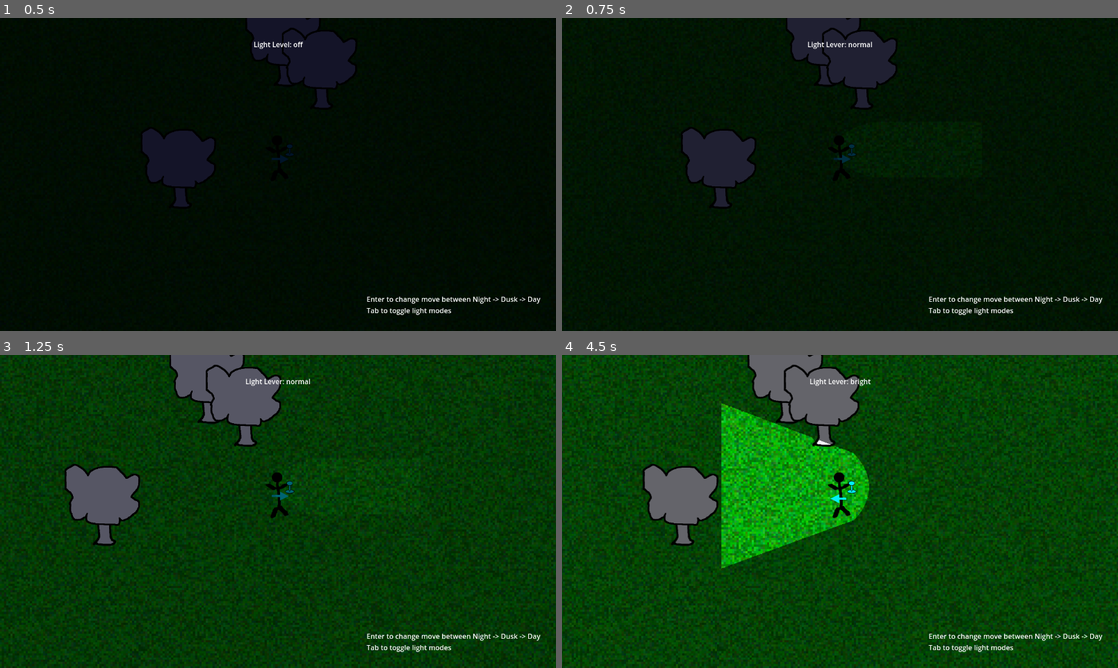
Above: before the commit, frames 1-4 (two rows, left to right).
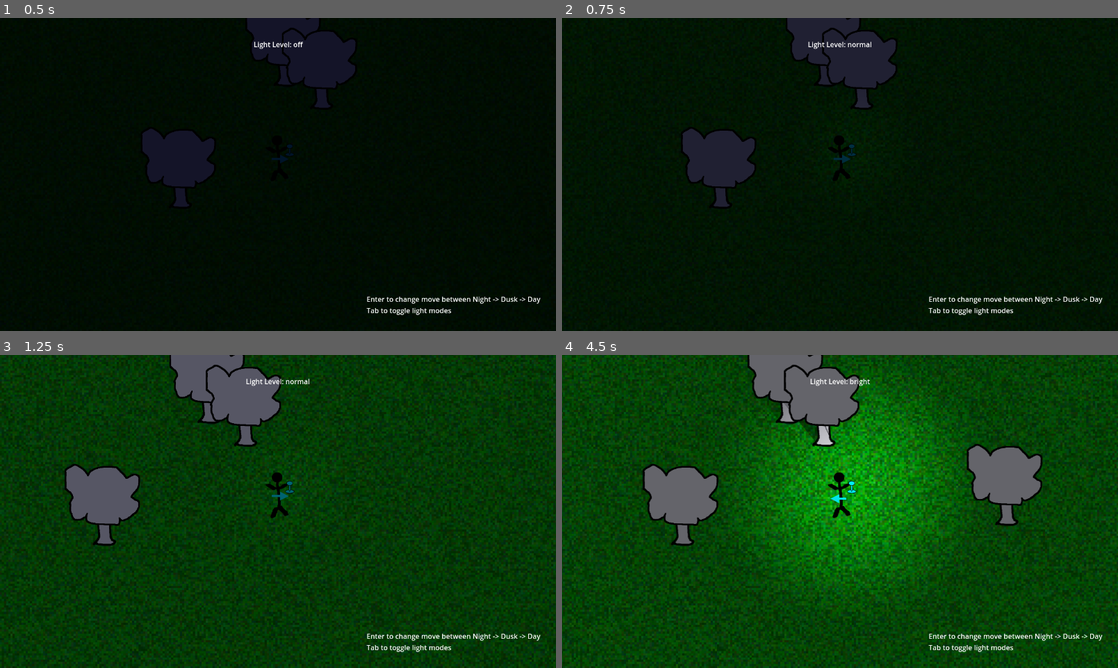
Above: after the commit, the same moments.

Repository: Small-Loan-Studio/TGO
Game: Godot game, scene res://Scratch/Movement/TestMovement.tscn
The game is run twice, just before and just after one commit, with the same random seed, the same clock (stepped at 60 frames per second) and the same inputs. The project has no main scene, so this scene is started directly.
Inputs:
- Up to frame 1 (0.5 s): no input
- Up to frame 2 (0.75 s): tap Enter (ui_accept) at 0.5 s; hold Right (right) from 0.53 s (still down); hold Tab (ui_text_completion_replace) from 0.53 s (still down)
- Up to frame 3 (1.25 s): keep holding Right (right); keep holding Tab (ui_text_completion_replace); tap Enter (ui_accept) at 0.77 s
- Up to frame 4 (4.5 s): release Right (right) at 1.28 s; release Tab (ui_text_completion_replace) at 1.28 s; hold Down (down) 1.28-2.03 s; tap Tab (ui_text_completion_replace) at 1.35, 2.85, 4.35 s; tap Enter (ui_accept) at 1.52, 3.02, 3.77 s; hold Right (right) 2.03-2.78 s; hold Tab (ui_text_completion_replace) 2.03-2.78 s; hold Up (up) 2.78-3.53 s; hold Tab (ui_text_completion_replace) 3.53-4.28 s; hold Left (left) from 3.53 s (still down)

Frame 1 is identical in both runs. In frame 2, 0.1% of the frame differs, in the area x 44-56%, y 7-10%; in frame 3, 0.1%; in frame 4, 20%, in the area x 28-87%, y 7-76%.

Commit message:
switch to 360 degree light projections

Diff:
--- a/Scenes/Components/Lamp.gd
+++ b/Scenes/Components/Lamp.gd
@@ -64,7 +64,8 @@
 		face(rotation)
 		rotation = 0
 	if _light != null:
-		_light.rotation = _facing
+		# disabled since we don't have directional lighting
+		# _light.rotation = _facing
 		_light.energy = energy
 
 func _on_lamp2_exit(area:Area2D) -> void:
--- a/Scenes/Components/Lamp.tscn
+++ b/Scenes/Components/Lamp.tscn
@@ -1,9 +1,9 @@
-[gd_scene load_steps=6 format=3 uid="uid://skr46k6x628f"]
+[gd_scene load_steps=8 format=3 uid="uid://skr46k6x628f"]
 
 [ext_resource type="Texture2D" uid="uid://d31hn0w3ipo6r" path="res://Art/Lamp/lamp_stub.png" id="1_nrjcp"]
 [ext_resource type="Script" path="res://Scenes/Components/Lamp.gd" id="1_q4dyi"]
-[ext_resource type="Texture2D" uid="uid://yov0h2kg54t0" path="res://Art/Lamp/spotlight_1.png" id="2_pf72o"]
-[ext_resource type="Texture2D" uid="uid://cp8ewby135obl" path="res://Art/Lamp/spotlight_2.png" id="4_ul04f"]
+[ext_resource type="Texture2D" uid="uid://c5pogm6rpt7wo" path="res://Art/Environment/ground.png" id="2_05qxh"]
+[ext_resource type="Texture2D" uid="uid://bscia2jifnte5" path="res://Art/Lamp/spot_radius1.png" id="4_e3mrh"]
 
 [sub_resource type="SpriteFrames" id="SpriteFrames_0qdc1"]
 animations = [{
@@ -16,8 +16,22 @@
 "speed": 5.0
 }]
 
+[sub_resource type="CircleShape2D" id="CircleShape2D_h6o6t"]
+radius = 160.0
+
+[sub_resource type="CircleShape2D" id="CircleShape2D_gqf63"]
+radius = 160.0
+
 [node name="Lamp" type="Node2D"]
 script = ExtResource("1_q4dyi")
+
+[node name="Ground" type="Sprite2D" parent="."]
+visible = false
+light_mask = 63
+visibility_layer = 63
+position = Vector2(4, 7.00002)
+scale = Vector2(1.2375, 1.45)
+texture = ExtResource("2_05qxh")
 
 [node name="AnimatedSprite2D" type="AnimatedSprite2D" parent="."]
 texture_filter = 1
@@ -32,48 +46,47 @@
 energy = 0.9
 shadow_enabled = true
 shadow_item_cull_mask = 2
-texture = ExtResource("2_pf72o")
-offset = Vector2(-130, 0)
+texture = ExtResource("4_e3mrh")
 
 [node name="Beam2" type="PointLight2D" parent="."]
 show_behind_parent = true
 light_mask = 3
 visibility_layer = 3
 rotation = 1.5708
+scale = Vector2(2, 2)
 enabled = false
 energy = 0.9
 shadow_enabled = true
 shadow_item_cull_mask = 2
-texture = ExtResource("4_ul04f")
-offset = Vector2(-130, 0)
+texture = ExtResource("4_e3mrh")
 
 [node name="Area2D" type="Area2D" parent="Beam2"]
 collision_layer = 0
 collision_mask = 8
 monitoring = false
 
-[node name="CollisionPolygon2D" type="CollisionPolygon2D" parent="Beam2/Area2D"]
-polygon = PackedVector2Array(40, 0, 30, -48, 0, -80, -301, -191, -301, 191, 0, 80, 30, 48)
+[node name="CollisionShape2D" type="CollisionShape2D" parent="Beam2/Area2D"]
+shape = SubResource("CircleShape2D_h6o6t")
 
 [node name="Beam3" type="PointLight2D" parent="."]
 show_behind_parent = true
 light_mask = 3
 visibility_layer = 3
 rotation = 1.5708
+scale = Vector2(2, 2)
 enabled = false
 energy = 0.9
 shadow_enabled = true
 shadow_item_cull_mask = 2
-texture = ExtResource("2_pf72o")
-offset = Vector2(-130, 0)
+texture = ExtResource("4_e3mrh")
 
 [node name="Area2D" type="Area2D" parent="Beam3"]
 collision_layer = 0
 collision_mask = 24
 monitoring = false
 
-[node name="CollisionPolygon2D" type="CollisionPolygon2D" parent="Beam3/Area2D"]
-polygon = PackedVector2Array(42, -0.00015204, 26.9999, -29.0001, -20.9998, -55.9999, -47.0002, -63.9998, -300, -63.9989, -300, 64.0011, -47.0002, 64.0002, -20.9998, 57.0001, 26.9999, 29.9999)
+[node name="CollisionShape2D" type="CollisionShape2D" parent="Beam3/Area2D"]
+shape = SubResource("CircleShape2D_gqf63")
 
 [connection signal="area_entered" from="Beam2/Area2D" to="." method="_on_lamp2_enter"]
 [connection signal="area_exited" from="Beam2/Area2D" to="." method="_on_lamp2_exit"]
--- a/Scratch/Movement/TestMovement.gd
+++ b/Scratch/Movement/TestMovement.gd
@@ -27,7 +27,7 @@
 		var cur_level := lamp.light_level
 		lamp.light_level = ((lamp.light_level) + 1) % Enums.LightLevel.size()
 		lamp.energy = get_energy_target(_state)
-		_light_level_label.text = 'Light Lever: ' + Enums.light_level_name(lamp.light_level)
+		_light_level_label.text = 'Light Level: ' + Enums.light_level_name(lamp.light_level)
 
 func get_target(state: int) -> Color:
 	match state:
Binary file added: Art/Lamp/spot_radius1.png
Not shown, added: Art/Lamp/spot_radius1.png.import
